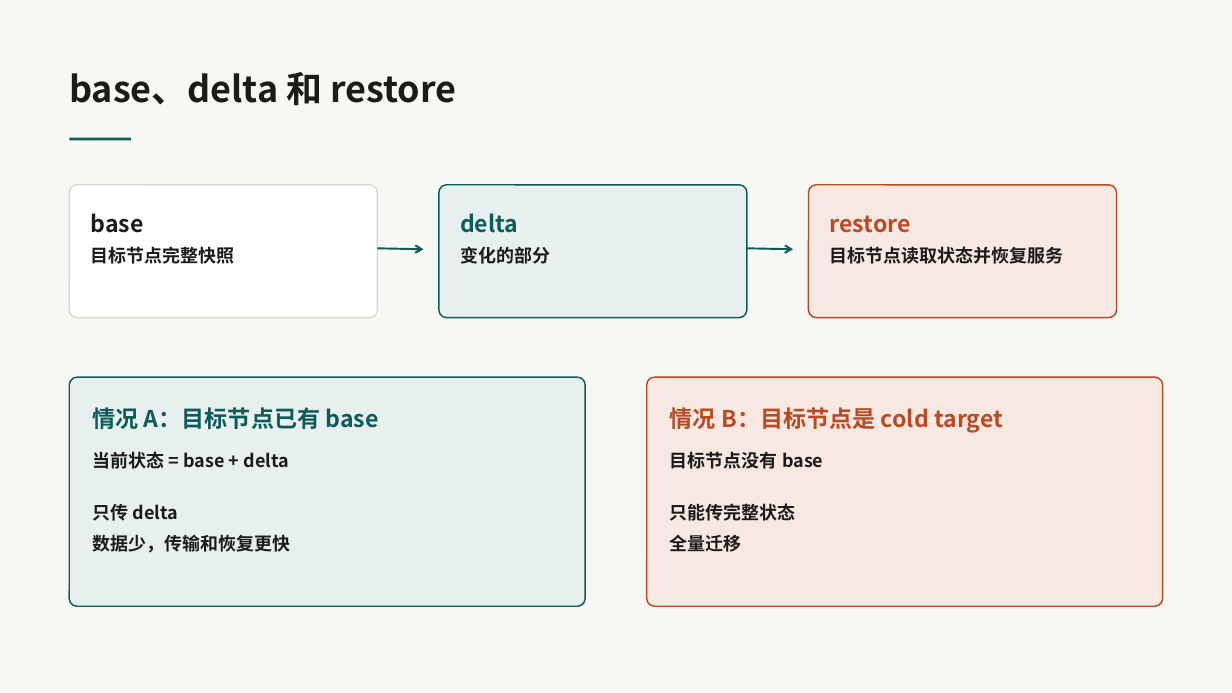
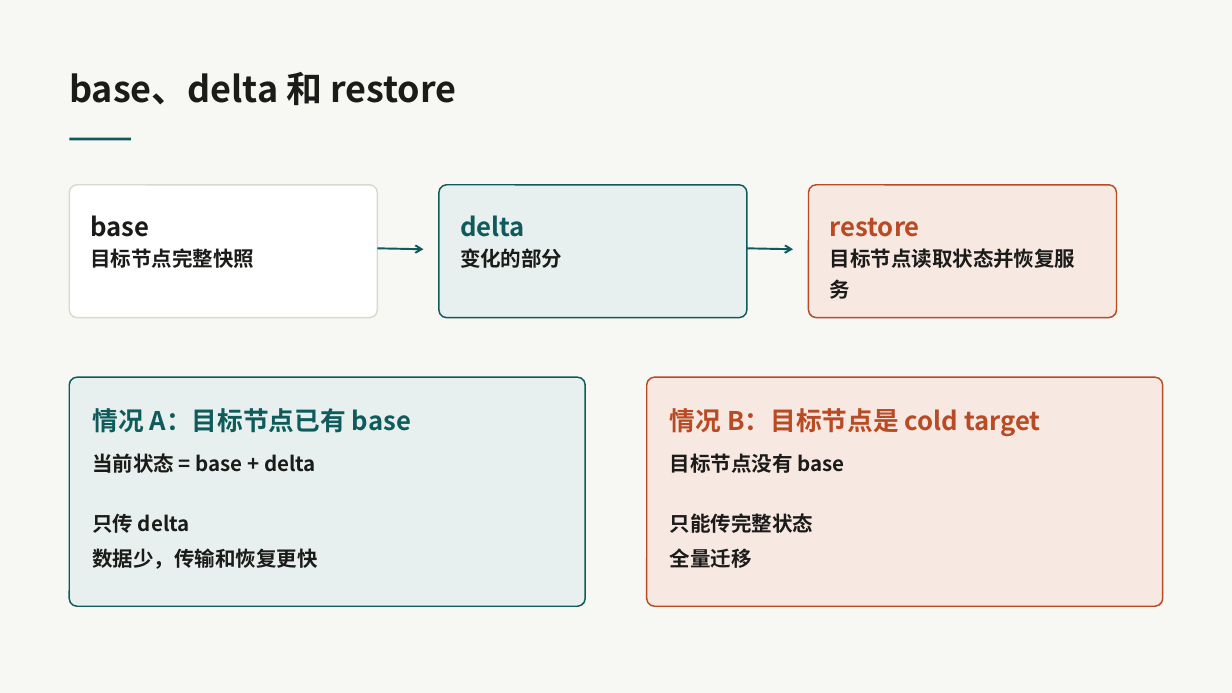
Before and after one commit to KaguraNia/MyEdgeSimPy, a slide deck: slide 10 of output/presentation/移动服务状态迁移.pptx. Drawn at 1232x693 pixels with LibreOffice and Linux fonts; fonts in the diff are those of the drawing. Boxes give left, top, right and bottom in pixels: in the first picture for what was removed or moved away, otherwise in the second. Text is boxed around its words. In the diff, an @@ line names an element or a change of style, - is before the commit and + after.

```diff
--- a/output/presentation/移动服务状态迁移.pptx
+++ b/output/presentation/移动服务状态迁移.pptx
@@ size 18 to 20 pt in 5 elements at [90,215,149,237], [460,215,525,237], [830,217,920,237], [92,408,411,433], [670,408,1041,436] @@
@@ size 14 to 16 pt in 5 elements at [90,248,254,268], [460,248,562,268], [830,248,1076,268], [92,453,317,569], [670,453,844,568] @@
```
Also in this commit, not shown: 15 other slides changed, 2 slides added, 2 slides removed, 23 other files.
